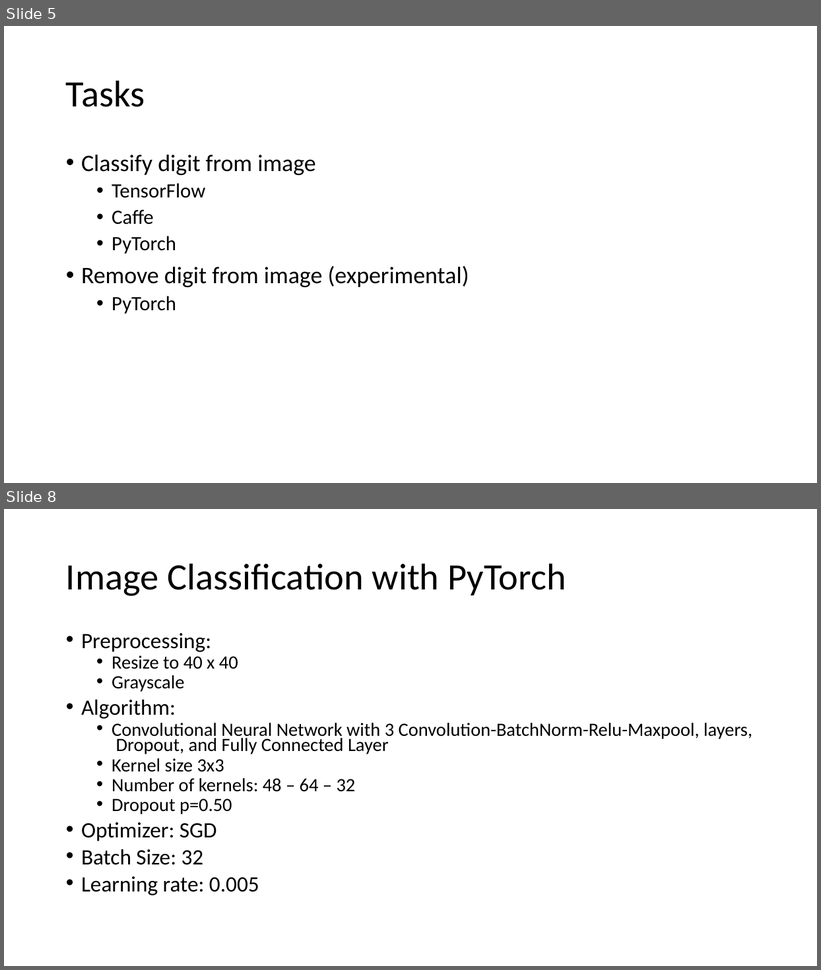
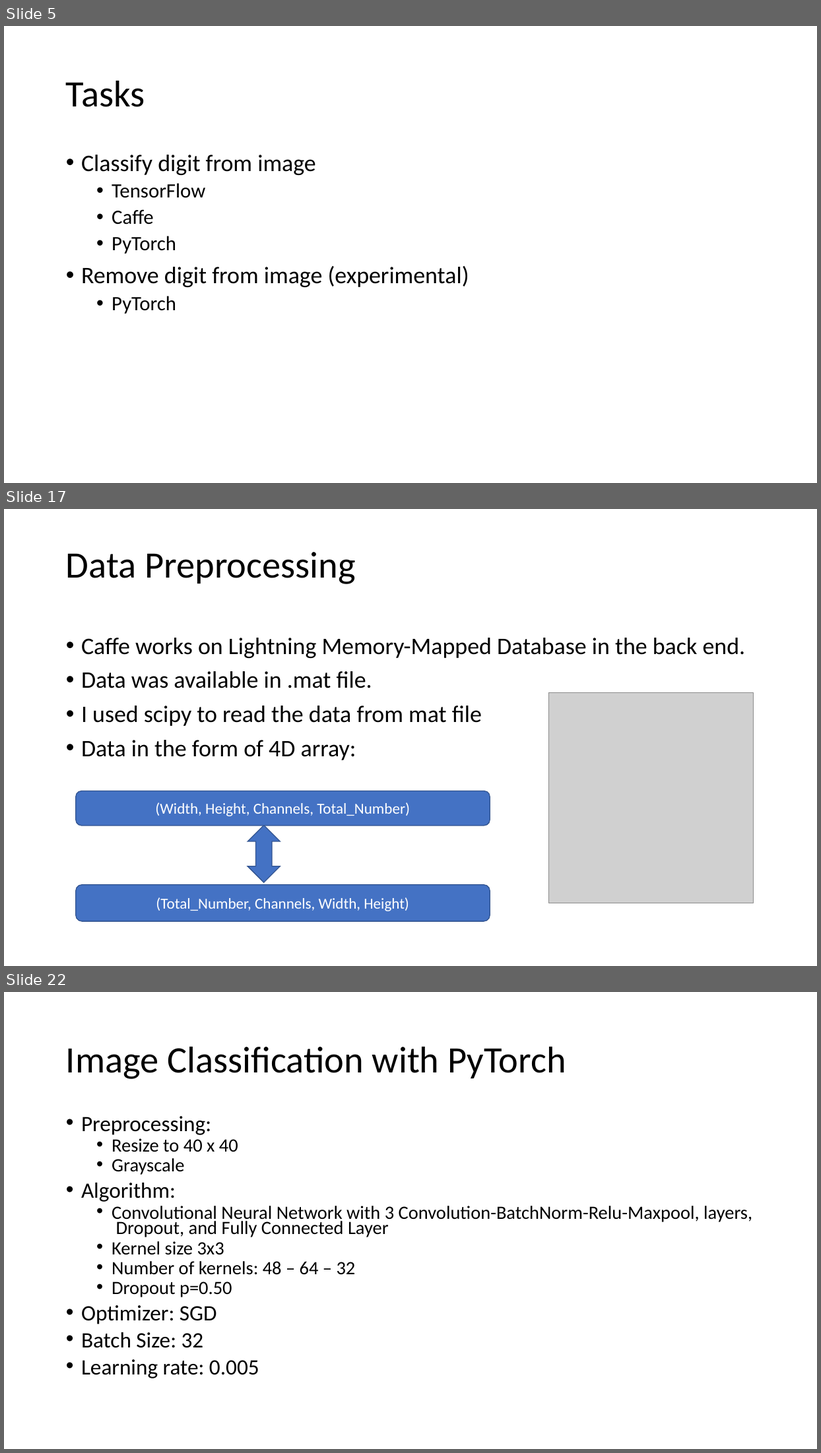
Before and after one commit to BillGrieser-GW/Final-Project-Group-7, a slide deck: Final-Group-Presentation/Group7.pptx. Shown one above the other, each under a label of ours: slides 5 and 8 before the commit, slides 5, 17 and 22 after it; the slides between them are not shown. The pictures are 821x970 and 821x1453 pixels, drawn with LibreOffice and Linux fonts; fonts in the diff are those of the drawing; grey boxes stand for pictures. Boxes give left, top, right and bottom in pixels: in the first picture for what was removed or moved away, otherwise in the second. Text is boxed around its words. In the diff, an @@ line names an element or a change of style, - is before the commit and + after.

```diff
--- a/Final-Group-Presentation/Group7.pptx
+++ b/Final-Group-Presentation/Group7.pptx
@@ slide 17 added at bbox=[4, 509, 817, 966], background #FFFFFF @@
@@ title added at bbox=[66, 552, 355, 584], 44 pt, text #000000 @@
+Data Preprocessing
@@ text added at bbox=[81, 638, 746, 760], 28 pt, text #000000 @@
+• Caffe works on Lightning Memory-Mapped Database in the back end.
+• Data was available in .mat file.
+• I used scipy to read the data from mat file
+• Data in the form of 4D array:
@@ picture added at bbox=[548, 693, 754, 904] @@
@@ rounded rectangle added at bbox=[76, 791, 490, 826], fill #4472C4, outline #325491 1 pt, 18 pt, text #FFFFFF @@
+(Width, Height, Channels, Total_Number)
@@ up down arrow added at bbox=[248, 826, 281, 883], fill #4472C4, outline #325491 1 pt @@
@@ rounded rectangle added at bbox=[76, 885, 490, 922], fill #4472C4, outline #325491 1 pt, 18 pt, text #FFFFFF @@
+(Total_Number, Channels, Width, Height)
@@ what was slide 8 is now slide 22 @@
```
Also in this commit, not shown: 1 slide changed, 15 other slides added, 2 slides removed, 3 other files.
